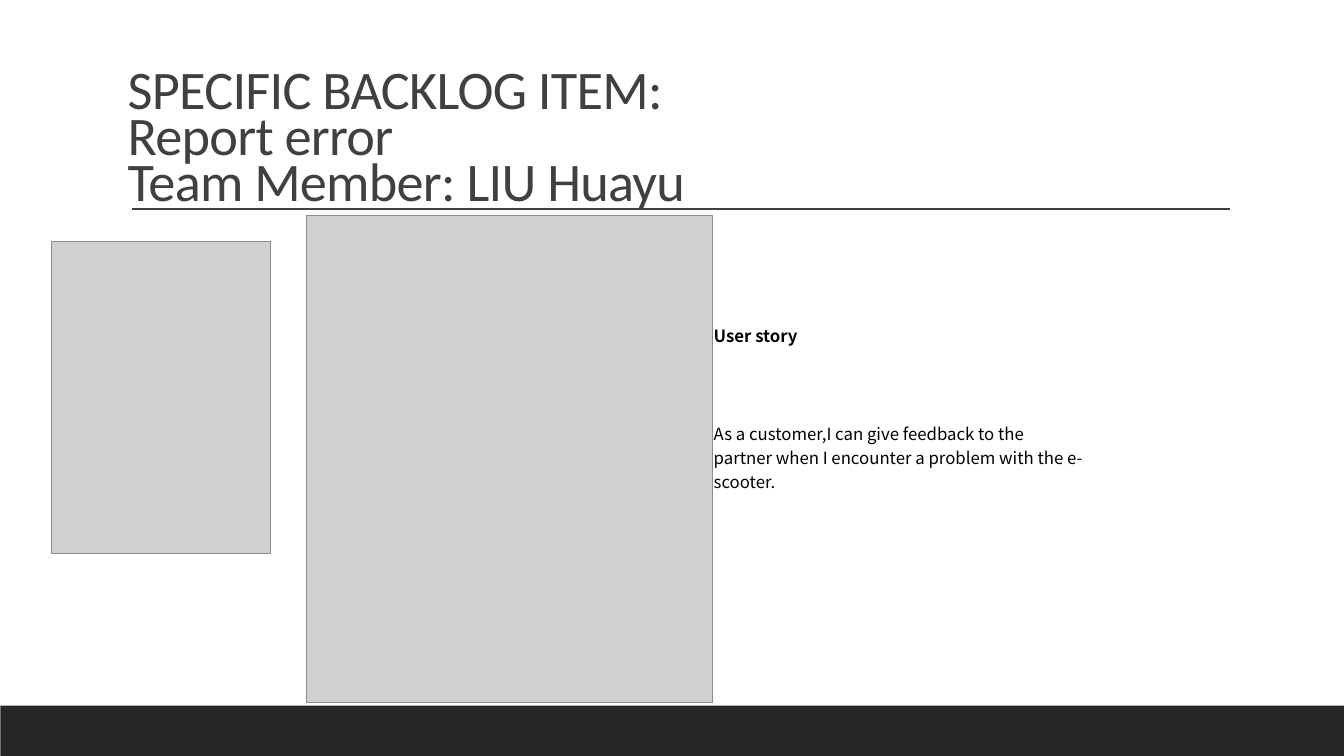
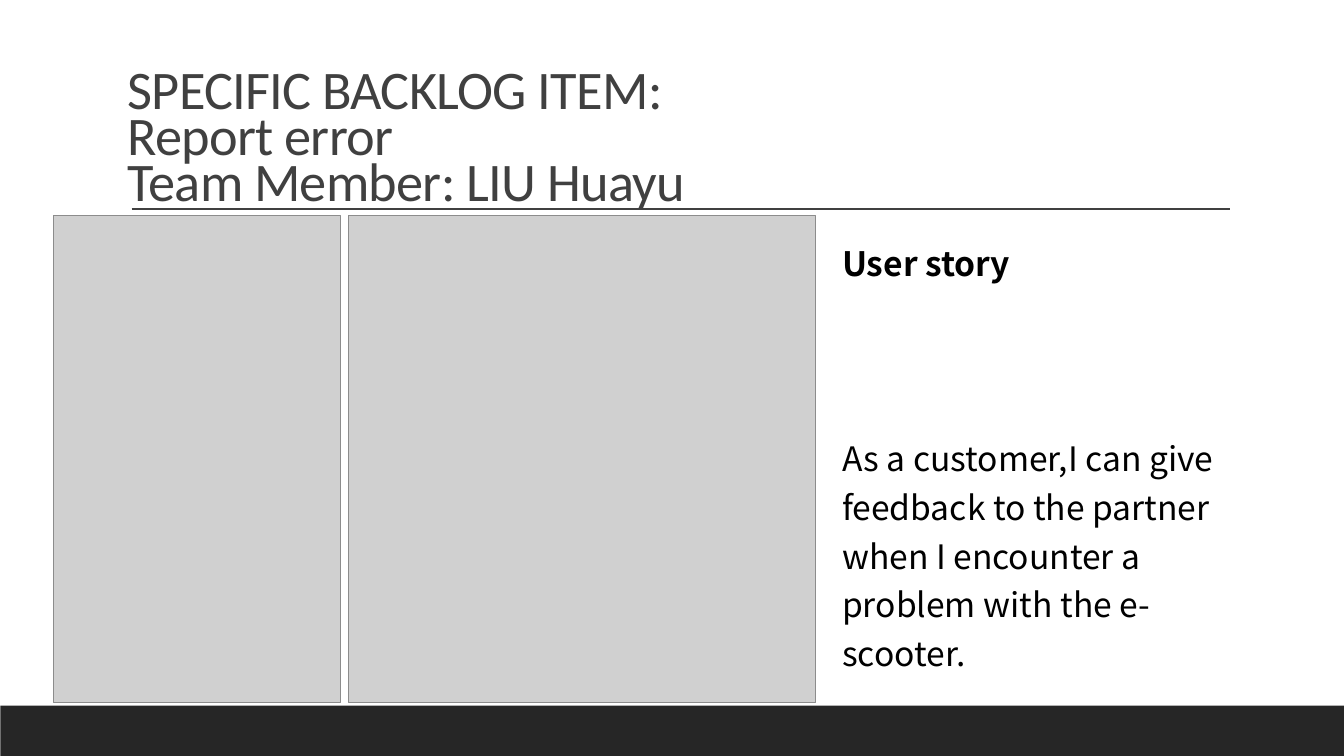
Before and after one commit to zzmaoyuqing/SWA_project, a slide deck: slide 9 of PPT.pptx. Drawn at 1344x756 pixels with LibreOffice and Linux fonts; fonts in the diff are those of the drawing; grey boxes stand for pictures. Boxes give left, top, right and bottom in pixels: in the first picture for what was removed or moved away, otherwise in the second. Text is boxed around its words. In the diff, an @@ line names an element or a change of style, - is before the commit and + after.

```diff
--- a/PPT.pptx
+++ b/PPT.pptx
@@ picture: place and size @@
-picture at [51,242,270,554]
+picture at [53,216,341,703]
@@ picture: place and size @@
-picture at [307,216,713,703]
+picture at [349,216,816,703]
@@ table at [841,229,1243,691] @@
@@ size 12 to 24 pt @@
@@ table: place and size @@
-table at [713,242,1087,580]
+table at [841,229,1243,691]
```
Also in this commit, not shown: 2 other slides changed, 3 slides added, 1 slide removed.
